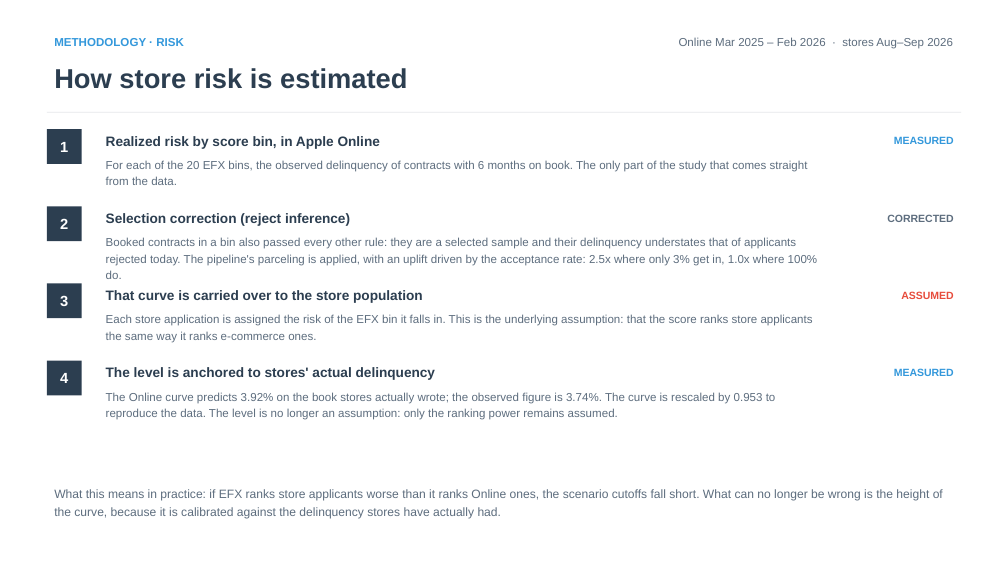
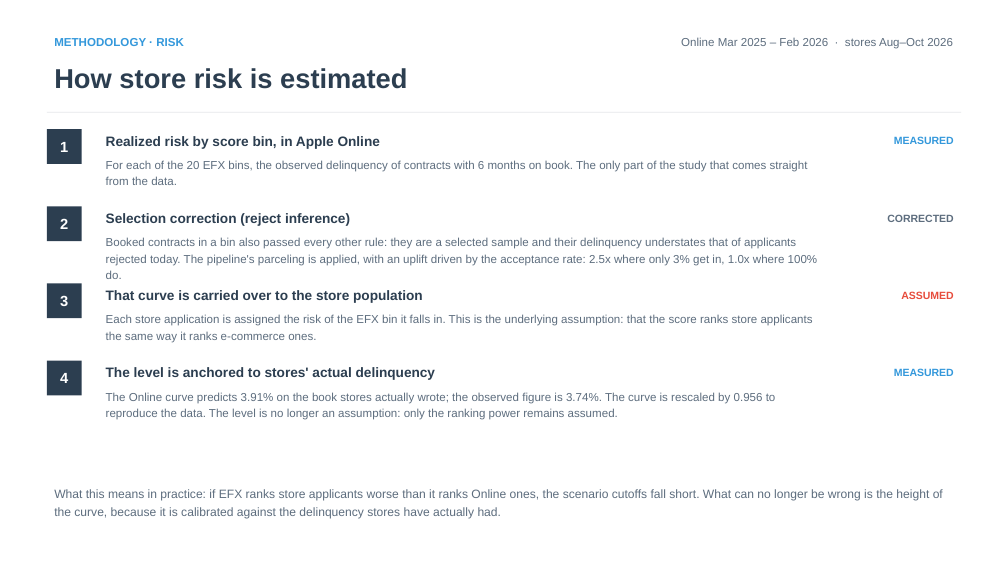
Before and after one commit to iocariz/scoring_tools, a slide deck: slide 10 of output/apple_deck/Apple_EFX_Study.pptx. Drawn at 1008x567 pixels with LibreOffice and Linux fonts; fonts in the diff are those of the drawing. Boxes give left, top, right and bottom in pixels: in the first picture for what was removed or moved away, otherwise in the second. Text is boxed around its words. In the diff, an @@ line names an element or a change of style, - is before the commit and + after.

```diff
--- a/output/apple_deck/Apple_EFX_Study.pptx
+++ b/output/apple_deck/Apple_EFX_Study.pptx
@@ text at box(681, 38, 953, 49): text changed @@
-Online Mar 2025 – Feb 2026 · stores Aug–Sep 2026
+Online Mar 2025 – Feb 2026 · stores Aug–Oct 2026
@@ text at box(106, 392, 776, 420): text changed @@
-The Online curve predicts 3.92% on the book stores actually wrote; the observed figure is 3.74%. The curve is rescaled by 0.953 to reproduce the data. The level is no longer an assumption: only the ranking power remains assumed.
+The Online curve predicts 3.91% on the book stores actually wrote; the observed figure is 3.74%. The curve is rescaled by 0.956 to reproduce the data. The level is no longer an assumption: only the ranking power remains assumed.
```
Also in this commit, not shown: 13 other slides changed, 14 other files.
